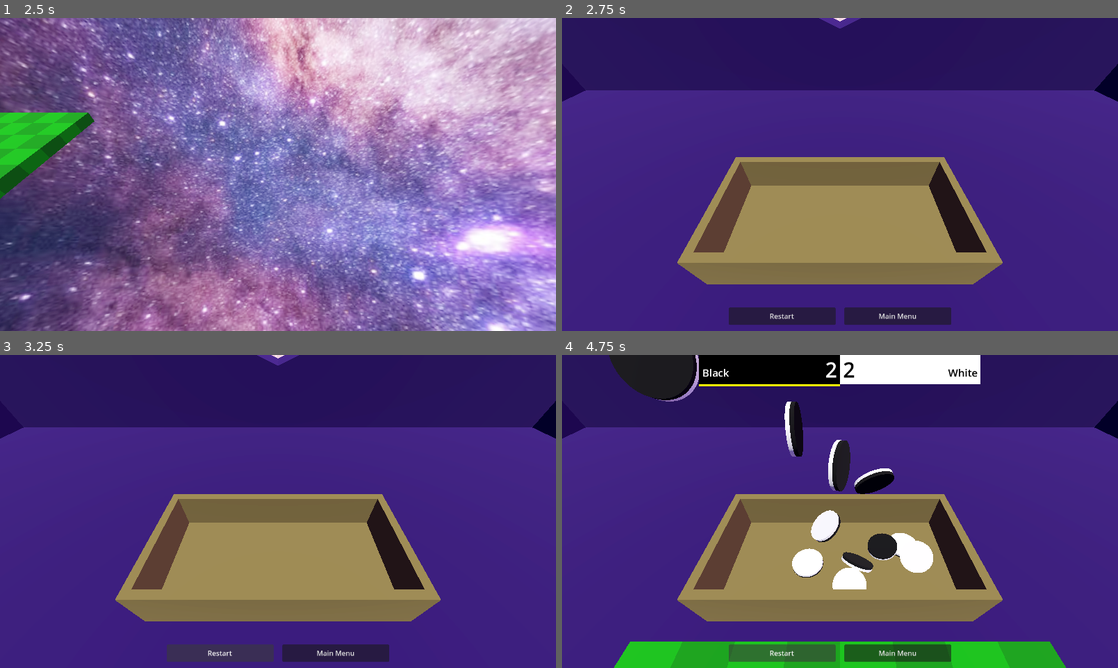
Above: before the commit, frames 1-4 (two rows, left to right).
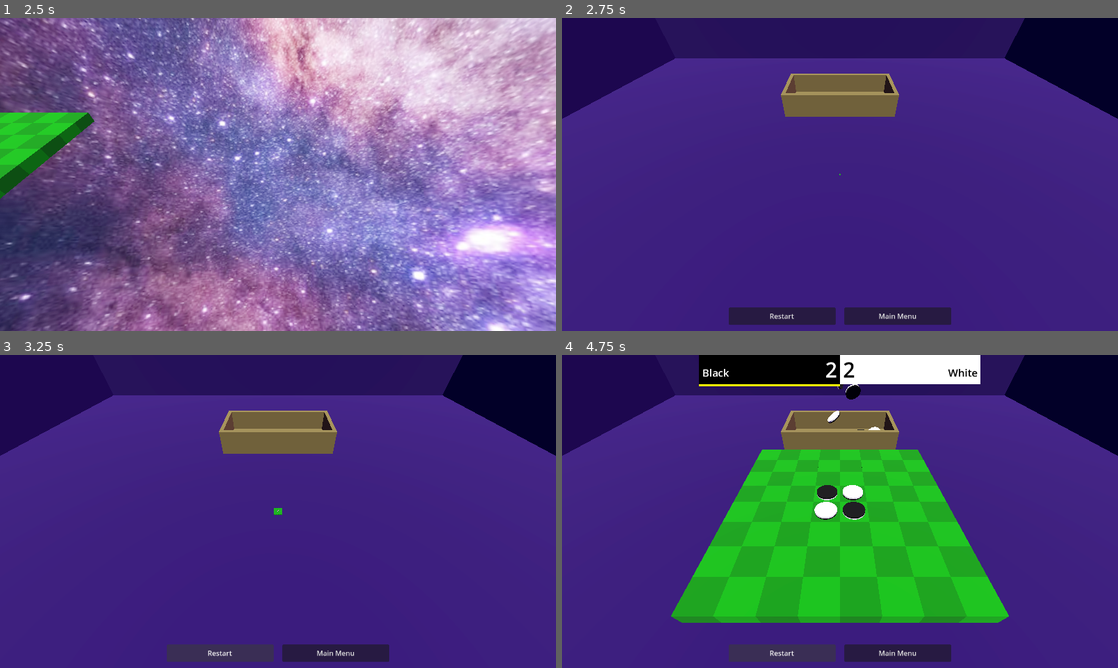
Above: after the commit, the same moments.

Repository: phrasmotica/othello
Game: Godot game, scene res://scenes/3d/main_menu_3d.tscn
The game is run twice, just before and just after one commit, with the same random seed, the same clock (stepped at 60 frames per second) and the same inputs.
Inputs (mouse positions are in pixels of both pictures, inside the frame that each line leads up to):
- Up to frame 1 (2.5 s): move the mouse to (400, 158) at 0.52 s; click (400, 158) at 0.67 s; click "Start Game" at 1.25 s; move the mouse to (166, 190) at 2.02 s; click (166, 190) at 2.17 s
- Up to frame 2 (2.75 s): no input
- Up to frame 3 (3.25 s): click "Restart" at 2.75 s
- Up to frame 4 (4.75 s): click "Restart" at 3.5 s; click "Restart" at 4.25 s

Frame 1 is identical in both runs. In frame 2, 33% of the frame differs, in the area x 0-100%, y 0-86%; in frame 3, 33%; in frame 4, 47%, in the area x 0-100%, y 0-100%.

Commit message:
Ensure 3D game scene camera is used instead of the one inside the counter box scene

Diff:
--- a/scenes/3d/game_3d.tscn
+++ b/scenes/3d/game_3d.tscn
@@ -49,12 +49,6 @@
 camera = NodePath("../Board3D/CameraRig/Camera3D")
 board = NodePath("../Board3D")
 
-[node name="PurpleRoom" parent="." instance=ExtResource("13_yr2oc")]
-
-[node name="CounterBox" parent="." instance=ExtResource("14_upf2v")]
-transform = Transform3D(1, 0, 0, 0, 1, 0, 0, 0, 1, 0, 2, -6)
-disable_environment = true
-
 [node name="Board3D" parent="." instance=ExtResource("2_2hvj3")]
 transform = Transform3D(1, 0, 0, 0, 1, 0, 0, 0, 1, 0, 2, 0)
 
@@ -102,3 +96,9 @@
 offset_right = 319.0
 size_flags_horizontal = 0
 board = NodePath("../../../..")
+
+[node name="PurpleRoom" parent="." instance=ExtResource("13_yr2oc")]
+
+[node name="CounterBox" parent="." instance=ExtResource("14_upf2v")]
+transform = Transform3D(1, 0, 0, 0, 1, 0, 0, 0, 1, 0, 2, -6)
+disable_environment = true
